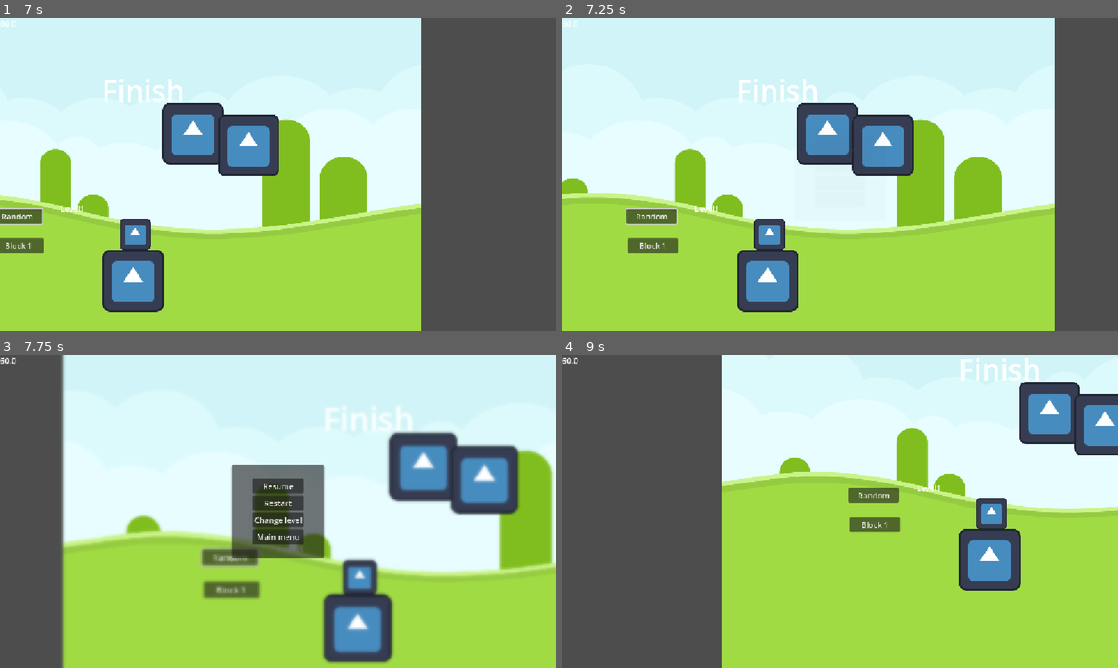
Above: before the commit, frames 1-4 (two rows, left to right).
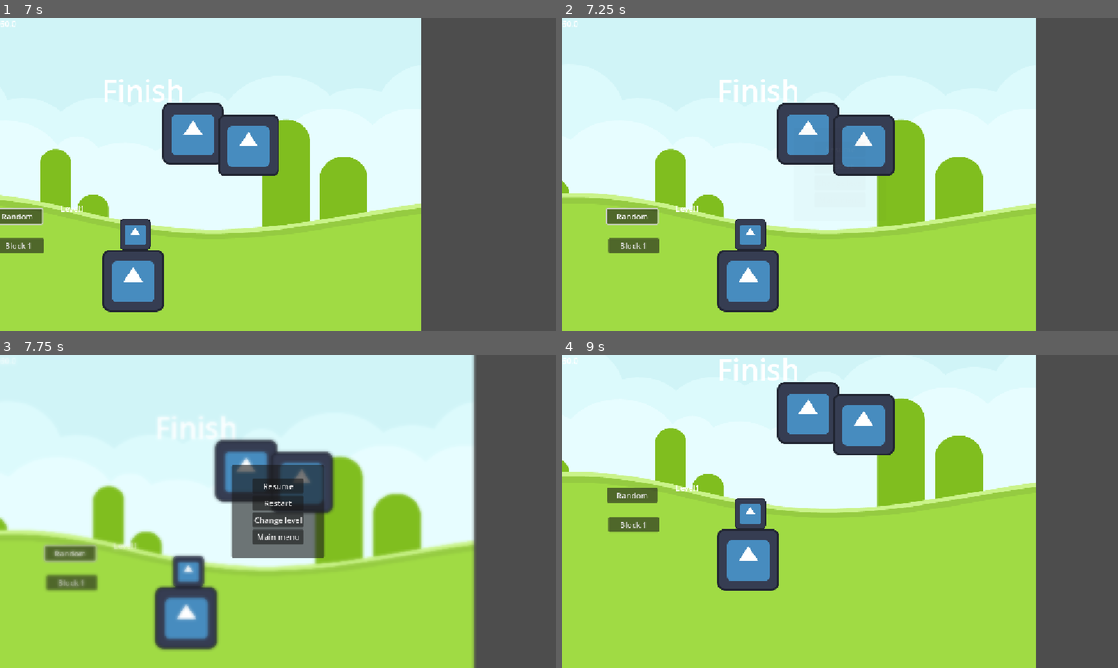
Above: after the commit, the same moments.

Repository: AmirLev426/Balance-It
Game: Godot game, scene res://scenes/main_menu.tscn
The game is run twice, just before and just after one commit, with the same random seed, the same clock (stepped at 60 frames per second) and the same inputs. The engine's default icon, where the game draws it, is replaced by a stand-in: a white triangle on a blue panel in a dark square.
Inputs (mouse positions are in pixels of both pictures, inside the frame that each line leads up to):
- Up to frame 1 (7 s): click "Start game" at 0.5 s; click (272, 161) at 1.25 s; click "Block 1" at 2 s; click "Random" at 2.75 s; move the mouse to (400, 158) at 3.52 s; hold Right (ui_right) 3.53-4.28 s; hold Mouse wheel down (dezoom) 3.53-4.28 s; move the mouse to (166, 190) at 4.27 s; hold Down (ui_down) 4.28-5.03 s; tap Middle mouse button (middle_mouse) at 4.35 s; move the mouse to (333, 105) at 5.02 s; hold Right (ui_right) 5.03-5.78 s; hold Mouse wheel up (zoom) 5.03-5.78 s; tap Enter at 5.75 s; move the mouse to (250, 237) at 5.77 s; hold Up (ui_up) 5.78-6.53 s; tap Mouse wheel down (dezoom) at 5.85 s; move the mouse to (444, 221) at 6.52 s; hold Left (ui_left) from 6.53 s (still down); hold Middle mouse button (middle_mouse) from 6.53 s (still down)
- Up to frame 2 (7.25 s): keep holding Left (ui_left); keep holding Middle mouse button (middle_mouse); tap Escape (escape) at 7.15 s
- Up to frame 3 (7.75 s): keep holding Left (ui_left); move the mouse to (111, 464) at 7.27 s; release Middle mouse button (middle_mouse) at 7.28 s; tap Mouse wheel up (zoom) at 7.35 s
- Up to frame 4 (9 s): release Left (ui_left) at 8 s; click "Resume" at 8 s; tap Space at 8.75 s; move the mouse to (867, 511) at 8.77 s; hold Down (ui_down) from 8.78 s (still down); hold Mouse wheel down (dezoom) from 8.78 s (still down)

Frame 1 is identical in both runs. In frame 2, 16% of the frame differs, in the area x 0-89%, y 0-100%; in frame 3, 52%; in frame 4, 60%, in the area x 0-100%, y 0-100%.

Commit message:
pause_menu fixes
fixed :
- block stop from clicking on pause buttons
- pause really pause the game

Diff:
--- a/scenes/level_1.tscn
+++ b/scenes/level_1.tscn
@@ -21,10 +21,7 @@
 scale = Vector2(1.1240234, 1.046875)
 texture = ExtResource("7_pa8r4")
 
-[node name="CanvasLayer" type="CanvasLayer" parent="."]
-layer = 0
-
-[node name="PauseMenu" parent="CanvasLayer" instance=ExtResource("2_ejswk")]
+[node name="PauseMenu" parent="." instance=ExtResource("2_ejswk")]
 metadata/_edit_use_anchors_ = true
 
 [node name="Camera2D" type="Camera2D" parent="."]
--- a/scenes/pause_menu.tscn
+++ b/scenes/pause_menu.tscn
@@ -16,7 +16,7 @@
 tracks/0/type = "bezier"
 tracks/0/imported = false
 tracks/0/enabled = true
-tracks/0/path = NodePath("ColorRect:material:shader_parameter/lod")
+tracks/0/path = NodePath("CanvasLayer/ColorRect:material:shader_parameter/lod")
 tracks/0/interp = 1
 tracks/0/loop_wrap = true
 tracks/0/keys = {
@@ -27,7 +27,7 @@
 tracks/1/type = "bezier"
 tracks/1/imported = false
 tracks/1/enabled = true
-tracks/1/path = NodePath("PanelContainer:modulate:r")
+tracks/1/path = NodePath("CanvasLayer/PanelContainer:modulate:r")
 tracks/1/interp = 1
 tracks/1/loop_wrap = true
 tracks/1/keys = {
@@ -38,7 +38,7 @@
 tracks/2/type = "bezier"
 tracks/2/imported = false
 tracks/2/enabled = true
-tracks/2/path = NodePath("PanelContainer:modulate:g")
+tracks/2/path = NodePath("CanvasLayer/PanelContainer:modulate:g")
 tracks/2/interp = 1
 tracks/2/loop_wrap = true
 tracks/2/keys = {
@@ -49,7 +49,7 @@
 tracks/3/type = "bezier"
 tracks/3/imported = false
 tracks/3/enabled = true
-tracks/3/path = NodePath("PanelContainer:modulate:b")
+tracks/3/path = NodePath("CanvasLayer/PanelContainer:modulate:b")
 tracks/3/interp = 1
 tracks/3/loop_wrap = true
 tracks/3/keys = {
@@ -60,7 +60,7 @@
 tracks/4/type = "bezier"
 tracks/4/imported = false
 tracks/4/enabled = true
-tracks/4/path = NodePath("PanelContainer:modulate:a")
+tracks/4/path = NodePath("CanvasLayer/PanelContainer:modulate:a")
 tracks/4/interp = 1
 tracks/4/loop_wrap = true
 tracks/4/keys = {
@@ -75,7 +75,7 @@
 tracks/0/type = "bezier"
 tracks/0/imported = false
 tracks/0/enabled = true
-tracks/0/path = NodePath("ColorRect:material:shader_parameter/lod")
+tracks/0/path = NodePath("CanvasLayer/ColorRect:material:shader_parameter/lod")
 tracks/0/interp = 1
 tracks/0/loop_wrap = true
 tracks/0/keys = {
@@ -86,7 +86,7 @@
 tracks/1/type = "bezier"
 tracks/1/imported = false
 tracks/1/enabled = true
-tracks/1/path = NodePath("PanelContainer:modulate:r")
+tracks/1/path = NodePath("CanvasLayer/PanelContainer:modulate:r")
 tracks/1/interp = 1
 tracks/1/loop_wrap = true
 tracks/1/keys = {
@@ -97,7 +97,7 @@
 tracks/2/type = "bezier"
 tracks/2/imported = false
 tracks/2/enabled = true
-tracks/2/path = NodePath("PanelContainer:modulate:g")
+tracks/2/path = NodePath("CanvasLayer/PanelContainer:modulate:g")
 tracks/2/interp = 1
 tracks/2/loop_wrap = true
 tracks/2/keys = {
@@ -108,7 +108,7 @@
 tracks/3/type = "bezier"
 tracks/3/imported = false
 tracks/3/enabled = true
-tracks/3/path = NodePath("PanelContainer:modulate:b")
+tracks/3/path = NodePath("CanvasLayer/PanelContainer:modulate:b")
 tracks/3/interp = 1
 tracks/3/loop_wrap = true
 tracks/3/keys = {
@@ -119,7 +119,7 @@
 tracks/4/type = "bezier"
 tracks/4/imported = false
 tracks/4/enabled = true
-tracks/4/path = NodePath("PanelContainer:modulate:a")
+tracks/4/path = NodePath("CanvasLayer/PanelContainer:modulate:a")
 tracks/4/interp = 1
 tracks/4/loop_wrap = true
 tracks/4/keys = {
@@ -144,18 +144,35 @@
 grow_vertical = 2
 script = ExtResource("1_myx47")
 
-[node name="ColorRect" type="ColorRect" parent="."]
+[node name="Audio" type="Node2D" parent="."]
+script = ExtResource("3_v4r4p")
+
+[node name="MenuSFX" type="AudioStreamPlayer2D" parent="Audio"]
+stream = ExtResource("4_1s2dm")
+bus = &"SFX"
+
+[node name="MenuSFX2" type="AudioStreamPlayer2D" parent="Audio"]
+stream = ExtResource("5_88e76")
+bus = &"SFX"
+
+[node name="Music" type="AudioStreamPlayer2D" parent="Audio"]
+stream = ExtResource("6_knqa7")
+autoplay = true
+bus = &"Music"
+
+[node name="CanvasLayer" type="CanvasLayer" parent="."]
+layer = 0
+
+[node name="ColorRect" type="ColorRect" parent="CanvasLayer"]
 material = SubResource("ShaderMaterial_myx47")
-layout_mode = 1
 anchors_preset = 15
 anchor_right = 1.0
 anchor_bottom = 1.0
 grow_horizontal = 2
 grow_vertical = 2
 
-[node name="PanelContainer" type="PanelContainer" parent="."]
+[node name="PanelContainer" type="PanelContainer" parent="CanvasLayer"]
 modulate = Color(1, 1, 1, 0)
-layout_mode = 1
 anchors_preset = 8
 anchor_left = 0.5
 anchor_top = 0.5
@@ -168,25 +185,25 @@
 grow_horizontal = 2
 grow_vertical = 2
 
-[node name="VBoxContainer" type="VBoxContainer" parent="PanelContainer"]
+[node name="VBoxContainer" type="VBoxContainer" parent="CanvasLayer/PanelContainer"]
 layout_mode = 2
 size_flags_horizontal = 4
 size_flags_vertical = 4
 theme_override_constants/separation = 4
 
-[node name="Resume" type="Button" parent="PanelContainer/VBoxContainer"]
+[node name="Resume" type="Button" parent="CanvasLayer/PanelContainer/VBoxContainer"]
 layout_mode = 2
 text = "Resume"
 
-[node name="Restart" type="Button" parent="PanelContainer/VBoxContainer"]
+[node name="Restart" type="Button" parent="CanvasLayer/PanelContainer/VBoxContainer"]
 layout_mode = 2
 text = "Restart"
 
-[node name="Change Level" type="Button" parent="PanelContainer/VBoxContainer"]
+[node name="Change Level" type="Button" parent="CanvasLayer/PanelContainer/VBoxContainer"]
 layout_mode = 2
 text = "Change level"
 
-[node name="MainMenu" type="Button" parent="PanelContainer/VBoxContainer"]
+[node name="MainMenu" type="Button" parent="CanvasLayer/PanelContainer/VBoxContainer"]
 layout_mode = 2
 text = "Main menu"
 
@@ -195,23 +212,7 @@
 &"": SubResource("AnimationLibrary_7l7mv")
 }
 
-[node name="Audio" type="Node2D" parent="."]
-script = ExtResource("3_v4r4p")
-
-[node name="MenuSFX" type="AudioStreamPlayer2D" parent="Audio"]
-stream = ExtResource("4_1s2dm")
-bus = &"SFX"
-
-[node name="MenuSFX2" type="AudioStreamPlayer2D" parent="Audio"]
-stream = ExtResource("5_88e76")
-bus = &"SFX"
-
-[node name="Music" type="AudioStreamPlayer2D" parent="Audio"]
-stream = ExtResource("6_knqa7")
-autoplay = true
-bus = &"Music"
-
-[connection signal="pressed" from="PanelContainer/VBoxContainer/Resume" to="." method="_on_resume_pressed"]
-[connection signal="pressed" from="PanelContainer/VBoxContainer/Restart" to="." method="_on_restart_pressed"]
-[connection signal="pressed" from="PanelContainer/VBoxContainer/Change Level" to="." method="_on_change_level_pressed"]
-[connection signal="pressed" from="PanelContainer/VBoxContainer/MainMenu" to="." method="_on_main_menu_pressed"]
+[connection signal="pressed" from="CanvasLayer/PanelContainer/VBoxContainer/Resume" to="." method="_on_resume_pressed"]
+[connection signal="pressed" from="CanvasLayer/PanelContainer/VBoxContainer/Restart" to="." method="_on_restart_pressed"]
+[connection signal="pressed" from="CanvasLayer/PanelContainer/VBoxContainer/Change Level" to="." method="_on_change_level_pressed"]
+[connection signal="pressed" from="CanvasLayer/PanelContainer/VBoxContainer/MainMenu" to="." method="_on_main_menu_pressed"]
--- a/scripts/pause_menu.gd
+++ b/scripts/pause_menu.gd
@@ -1,7 +1,7 @@
 extends Control
 
 @onready var audio: Node2D = $Audio
-
+@onready var canvas_layer: CanvasLayer = $CanvasLayer
 var is_paused = false
 
 func _ready():
@@ -11,10 +11,14 @@
 func resume():
 	$AnimationPlayer.play_backwards("blur")
 	is_paused = false
+	get_tree().paused = false
+	canvas_layer.layer = 0
 
 func pause():
 	$AnimationPlayer.play("blur")
 	is_paused = true
+	get_tree().paused = true
+	canvas_layer.layer = 100
 
 func testEsc():
 	if Input.is_action_just_pressed("escape"):
@@ -28,15 +32,17 @@
 	resume()
 
 func _on_restart_pressed() -> void:
+	resume()
 	audio.random_sfx()
 	get_tree().reload_current_scene()
-	resume()
 
 func _on_change_level_pressed() -> void:
+	resume()
 	audio.random_sfx()
 	get_tree().change_scene_to_file("res://scenes/level_select.tscn")
 
 func _on_main_menu_pressed() -> void:
+	resume()
 	audio.random_sfx()
 	get_tree().change_scene_to_file("res://scenes/main_menu.tscn")
 
